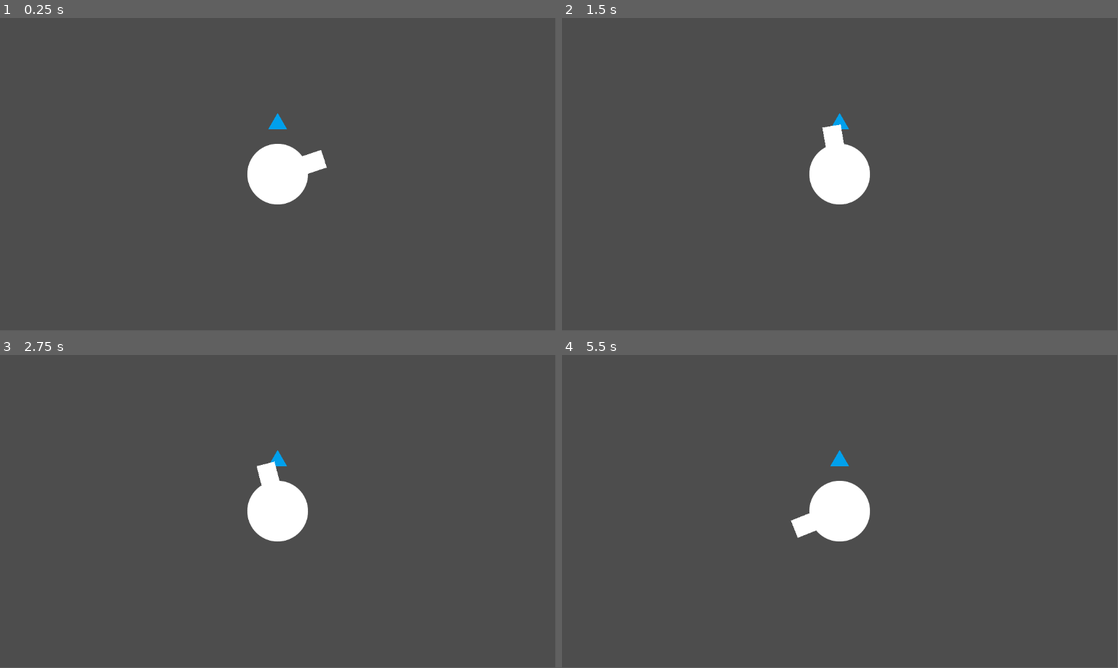
Above: before the commit, frames 1-4 (two rows, left to right).
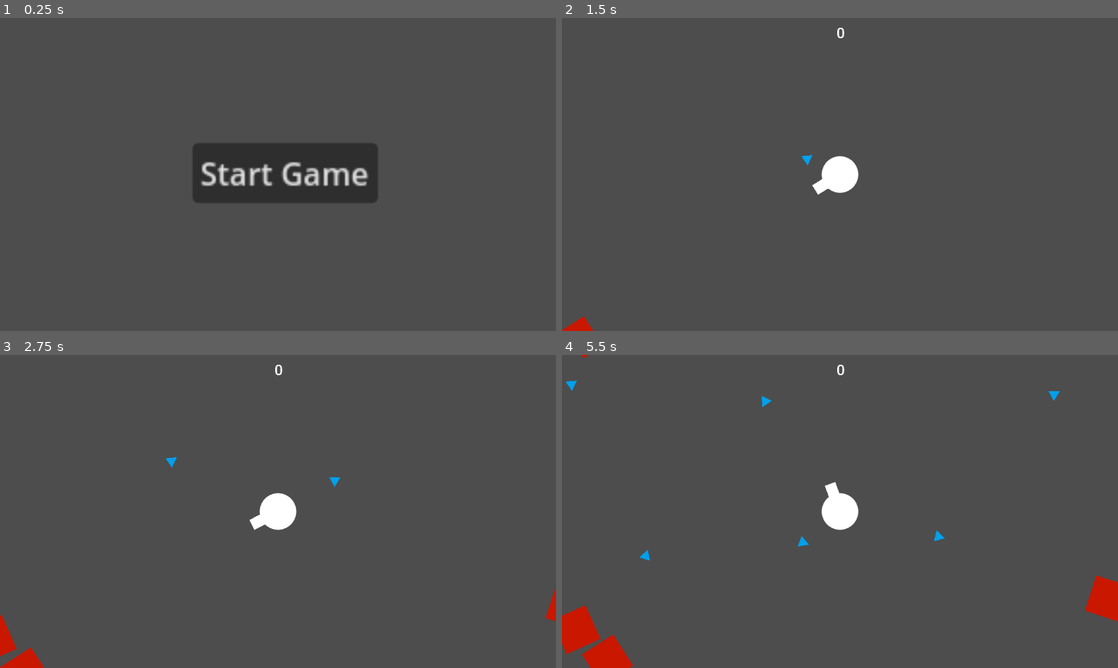
Above: after the commit, the same moments.

Repository: blowupthenoobs/JumpStartHaven
Game: Godot game, scene res://Scenes/MainMenu.tscn
Two runs of this game, one before a commit and one after it. Both use one fixed random seed, a clock stepped at 60 frames per second and the inputs below. Before the commit the project starts from res://Scenes/MainGameScene.tscn.
Inputs (mouse positions are in pixels of both pictures, inside the frame that each line leads up to):
- Up to frame 1 (0.25 s): no input
- Up to frame 2 (1.5 s): click (845, 171) at 0.5 s, where only the run after the commit has a clickable "Start Game"; tap Enter at 1.25 s; move the mouse to (962, 158) at 1.27 s; press the mouse at (962, 158) at 1.28 s; hold Right from 1.28 s (still down)
- Up to frame 3 (2.75 s): move the mouse to (166, 527) at 2.02 s; release Right at 2.03 s; release the mouse at (166, 527) at 2.03 s; hold Down from 2.03 s (still down); click (166, 527) at 2.1 s
- Up to frame 4 (5.5 s): move the mouse to (895, 442) at 2.77 s; release Down at 2.78 s; press the mouse at (895, 442) at 2.78 s; hold Right 2.78-3.53 s; tap Alt at 2.85 s; move the mouse to (812, 574) at 3.52 s; release the mouse at (812, 574) at 3.53 s; hold Up 3.53-4.28 s; tap Shift at 3.6 s; click (812, 574) at 3.8 s; move the mouse to (1006, 558) at 4.27 s; press the mouse at (1006, 558) at 4.28 s; hold Left from 4.28 s (still down); move the mouse to (673, 464) at 5.02 s; release the mouse at (673, 464) at 5.03 s; click (673, 464) at 5.1 s
The window is 799x449 before the commit and 800x450 after it. Grey fills any space a smaller window leaves; there, only what the larger window draws over its background counts as a difference.

The runs differ from the first frame. In frame 1, 5.9% of the frame differs, in the area x 34-68%, y 30-60%; in frame 2, 1.5%; in frame 3, 2.0%; in frame 4, 3.5%.
Error before the commit: Invalid call. Nonexistent function 'setUp' in base 'Sprite2D'. (res://Scripts/PlayerCharacterScript.gd:23)

Commit message:
Finished Game :)

Diff:
--- /dev/null
+++ b/Prefabs/Enemy.tscn
@@ -0,0 +1,20 @@
+[gd_scene load_steps=4 format=3 uid="uid://colcrfob8768i"]
+
+[ext_resource type="Script" uid="uid://m83t4684qru" path="res://Scripts/EnemyScript.gd" id="1_gti1y"]
+[ext_resource type="Texture2D" uid="uid://j1yahb5jf1sm" path="res://Assets/Square.png" id="2_yfbri"]
+
+[sub_resource type="RectangleShape2D" id="RectangleShape2D_undaa"]
+size = Vector2(256, 256)
+
+[node name="Enemy" type="CharacterBody2D"]
+self_modulate = Color(0.35906908, 0.35906908, 0.35906908, 1)
+collision_mask = 2
+script = ExtResource("1_gti1y")
+moveSpeed = 60.0
+
+[node name="Sprite2D" type="Sprite2D" parent="."]
+self_modulate = Color(0.7882353, 0.09019608, 0, 1)
+texture = ExtResource("2_yfbri")
+
+[node name="CollisionShape2D" type="CollisionShape2D" parent="."]
+shape = SubResource("RectangleShape2D_undaa")
--- a/Prefabs/player_bullet.tscn
+++ b/Prefabs/player_bullet.tscn
@@ -1,11 +1,20 @@
-[gd_scene load_steps=2 format=3 uid="uid://bwjw4r1jox512"]
+[gd_scene load_steps=3 format=3 uid="uid://bwjw4r1jox512"]
 
 [ext_resource type="Texture2D" uid="uid://n2wfirxuxbal" path="res://Assets/Triangle.png" id="1_7hugb"]
+[ext_resource type="Script" uid="uid://d26d1mdgmgdwc" path="res://Scripts/BulletScript.gd" id="1_aehm6"]
 
 [node name="PlayerBullet" type="CharacterBody2D"]
 scale = Vector2(0.3, 0.3)
+script = ExtResource("1_aehm6")
+maxSpeed = 450.0
+accelleration = 1000.0
 
 [node name="Sprite2D" type="Sprite2D" parent="."]
 self_modulate = Color(0, 0.627451, 0.9254902, 1)
 z_index = -5
+rotation = 1.5707964
 texture = ExtResource("1_7hugb")
+
+[node name="CollisionPolygon2D" type="CollisionPolygon2D" parent="."]
+visible = false
+polygon = PackedVector2Array(95, 0, -127, 128.21, -127, -128)
--- a/Scenes/MainGameScene.tscn
+++ b/Scenes/MainGameScene.tscn
@@ -1,46 +1,117 @@
-[gd_scene load_steps=8 format=3 uid="uid://cf2wpa7antj0g"]
+[gd_scene load_steps=11 format=3 uid="uid://cf2wpa7antj0g"]
 
 [ext_resource type="Texture2D" uid="uid://bcl1stx7vec22" path="res://Assets/CircleMask.png" id="1_7px2j"]
 [ext_resource type="Script" uid="uid://cx4sx0j46kxep" path="res://Scripts/PlayerCharacterScript.gd" id="2_qla6v"]
-[ext_resource type="Texture2D" uid="uid://n2wfirxuxbal" path="res://Assets/Triangle.png" id="3_qlmn3"]
 [ext_resource type="Texture2D" uid="uid://j1yahb5jf1sm" path="res://Assets/Square.png" id="3_undaa"]
-[ext_resource type="Script" uid="uid://d26d1mdgmgdwc" path="res://Scripts/BulletScript.gd" id="4_3g84q"]
+[ext_resource type="PackedScene" uid="uid://colcrfob8768i" path="res://Prefabs/Enemy.tscn" id="5_undaa"]
+[ext_resource type="Script" uid="uid://cdao6ry1np5f5" path="res://Scripts/UiManagementScript.gd" id="6_3g84q"]
 [ext_resource type="PackedScene" uid="uid://bwjw4r1jox512" path="res://Prefabs/player_bullet.tscn" id="6_qlmn3"]
 
-[sub_resource type="PackedScene" id="PackedScene_tgp8p"]
-_bundled = {
-"conn_count": 0,
-"conns": PackedInt32Array(),
-"editable_instances": [],
-"names": PackedStringArray("Sprite2D2", "self_modulate", "z_index", "scale", "texture", "script", "Sprite2D"),
-"node_count": 1,
-"node_paths": [],
-"nodes": PackedInt32Array(-1, -1, 6, 0, -1, 5, 1, 0, 2, 1, 3, 2, 4, 3, 5, 4, 0),
-"variants": [Color(1.732707e-06, 0.62751925, 0.92515653, 1), -5, Vector2(0.3, 0.3), ExtResource("3_qlmn3"), ExtResource("4_3g84q")],
-"version": 3
-}
+[sub_resource type="CapsuleShape2D" id="CapsuleShape2D_undaa"]
+radius = 124.0
+height = 254.0
+
+[sub_resource type="LabelSettings" id="LabelSettings_undaa"]
+font_size = 180
+
+[sub_resource type="LabelSettings" id="LabelSettings_qlmn3"]
+font_size = 60
+
+[sub_resource type="LabelSettings" id="LabelSettings_3g84q"]
+font_size = 100
 
 [node name="Node2D" type="Node2D"]
 
-[node name="Sprite2D" type="Sprite2D" parent="." node_paths=PackedStringArray("nozzleEnd")]
-texture = ExtResource("1_7px2j")
+[node name="CharacterBody2D" type="CharacterBody2D" parent="." node_paths=PackedStringArray("nozzleEnd")]
+collision_layer = 3
 script = ExtResource("2_qla6v")
 initialSpinSpeed = 5.0
 spinSpeed = 5.0
-nozzleEnd = NodePath("Sprite2D/RemoteTransform2D")
-playerBullet = SubResource("PackedScene_tgp8p")
+nozzleEnd = NodePath("Sprite2D/Sprite2D/RemoteTransform2D")
+playerBullet = ExtResource("6_qlmn3")
+enemySpawnRate = 3.0
+enemyPrefab = ExtResource("5_undaa")
+enemySpawnDistance = 2200.0
 
-[node name="Sprite2D" type="Sprite2D" parent="Sprite2D"]
-position = Vector2(0, -100)
-scale = Vector2(0.3, 0.8)
+[node name="Sprite2D" type="Sprite2D" parent="CharacterBody2D"]
+texture = ExtResource("1_7px2j")
+
+[node name="Sprite2D" type="Sprite2D" parent="CharacterBody2D/Sprite2D"]
+position = Vector2(100, 0)
+scale = Vector2(0.8, 0.3)
 texture = ExtResource("3_undaa")
 
-[node name="RemoteTransform2D" type="RemoteTransform2D" parent="Sprite2D/Sprite2D"]
-position = Vector2(0, -125)
+[node name="RemoteTransform2D" type="RemoteTransform2D" parent="CharacterBody2D/Sprite2D/Sprite2D"]
+position = Vector2(125, 0)
 remote_path = NodePath("../..")
 
-[node name="Camera2D" type="Camera2D" parent="."]
-zoom = Vector2(0.5, 0.5)
+[node name="Sprite2D" type="Sprite2D" parent="CharacterBody2D/Sprite2D/Sprite2D/RemoteTransform2D"]
+visible = false
+self_modulate = Color(0.35686275, 0.35686275, 0.35686275, 0.44313726)
+scale = Vector2(0.395, 0.395)
+texture = ExtResource("1_7px2j")
 
-[node name="PlayerBullet" parent="." instance=ExtResource("6_qlmn3")]
-position = Vector2(0, -225)
+[node name="CollisionShape2D" type="CollisionShape2D" parent="CharacterBody2D"]
+visible = false
+shape = SubResource("CapsuleShape2D_undaa")
+
+[node name="Camera2D" type="Camera2D" parent="." node_paths=PackedStringArray("scoreDisplay", "gameOverPanel", "finalDisplay")]
+zoom = Vector2(0.3, 0.3)
+script = ExtResource("6_3g84q")
+scoreDisplay = NodePath("Label")
+gameOverPanel = NodePath("Panel")
+finalDisplay = NodePath("Panel/Label2")
+
+[node name="Panel" type="Panel" parent="Camera2D"]
+visible = false
+anchors_preset = 8
+anchor_left = 0.5
+anchor_top = 0.5
+anchor_right = 0.5
+anchor_bottom = 0.5
+offset_left = -1000.0
+offset_top = -500.0
+offset_right = 1000.0
+offset_bottom = 500.0
+grow_horizontal = 2
+grow_vertical = 2
+
+[node name="Label" type="Label" parent="Camera2D/Panel"]
+layout_mode = 0
+offset_left = 650.0
+offset_right = 1426.0
+offset_bottom = 246.0
+text = "You Died"
+label_settings = SubResource("LabelSettings_undaa")
+horizontal_alignment = 1
+
+[node name="Label2" type="Label" parent="Camera2D/Panel"]
+layout_mode = 0
+offset_left = 715.0
+offset_top = 212.0
+offset_right = 1323.0
+offset_bottom = 295.0
+text = "Killed 10000 Enemies"
+label_settings = SubResource("LabelSettings_qlmn3")
+horizontal_alignment = 1
+
+[node name="Button" type="Button" parent="Camera2D/Panel"]
+layout_mode = 0
+offset_left = 849.0
+offset_top = 754.0
+offset_right = 921.0
+offset_bottom = 785.0
+scale = Vector2(5, 5)
+text = "Restart?"
+
+[node name="Label" type="Label" parent="Camera2D"]
+offset_left = -623.0
+offset_top = -1048.0
+offset_right = 633.0
+offset_bottom = -771.0
+text = "100000000000000000000
+"
+label_settings = SubResource("LabelSettings_3g84q")
+horizontal_alignment = 1
+
+[connection signal="pressed" from="Camera2D/Panel/Button" to="Camera2D" method="_on_button_pressed"]
--- /dev/null
+++ b/Scenes/MainMenu.tscn
@@ -0,0 +1,20 @@
+[gd_scene load_steps=3 format=3 uid="uid://d2dh8cd67rf10"]
+
+[ext_resource type="Script" uid="uid://dramjnyvjaaw0" path="res://Scripts/MainMenuScript.gd" id="1_tt5f1"]
+[ext_resource type="PackedScene" uid="uid://cf2wpa7antj0g" path="res://Scenes/MainGameScene.tscn" id="2_853f1"]
+
+[node name="MainMenu" type="Node2D"]
+script = ExtResource("1_tt5f1")
+gameScene = ExtResource("2_853f1")
+
+[node name="Camera2D" type="Camera2D" parent="."]
+
+[node name="Button" type="Button" parent="Camera2D"]
+offset_left = -177.0
+offset_top = -65.0
+offset_right = -81.0
+offset_bottom = -34.0
+scale = Vector2(4, 4)
+text = "Start Game"
+
+[connection signal="pressed" from="Camera2D/Button" to="." method="_on_button_pressed"]
--- a/Scripts/BulletScript.gd
+++ b/Scripts/BulletScript.gd
@@ -15,9 +15,12 @@
 func _process(delta: float) -> void:
 	pass
 
-func setUp(spawnPoint: Vector2, direction: Vector2):
+func setUp(spawnPoint: Vector2, direction: float):
 	position = spawnPoint;
-	movementDirection = direction;
+	rotation = direction;
+	movementDirection = Vector2(cos(rotation), sin(rotation));
+	currentSpeed = maxSpeed / 3;
+	#print_debug("rotation is:", rotation, " moveDirection is: ", movementDirection);
 	pass
 
 func _physics_process(delta: float) -> void:
@@ -36,4 +39,8 @@
 	pass
 
 func collisionEffect(collision: KinematicCollision2D):
+	var collider = collision.get_collider();
+	if(collider is EnemyScript):
+		collider.killEnemy();
+		pass;
 	queue_free()
--- /dev/null
+++ b/Scripts/EnemyScript.gd
@@ -0,0 +1,34 @@
+extends CharacterBody2D
+class_name EnemyScript
+
+@export var moveSpeed: float
+var movementDirection: Vector2
+
+func _ready() -> void:
+	look_at(Vector2(0, 0));
+	movementDirection = Vector2(cos(rotation), sin(rotation));
+	pass
+
+
+func _physics_process(delta: float) -> void:
+	if(!UiManagementScript.instance.gameEnded):
+		velocity = movementDirection * moveSpeed * delta;
+		var collision = move_and_collide(velocity);
+		if collision:
+			collisionEffect(collision)
+		pass
+	pass
+
+func collisionEffect(collision: KinematicCollision2D) -> void:
+	#print_debug("hit something...")
+
+	if(collision.get_collider() is PlayerCharacterScript):
+		#print_debug("hit player");
+		UiManagementScript.instance.openDeathUI();
+		pass
+	pass
+
+func killEnemy() -> void:
+	UiManagementScript.instance.addScore();
+	queue_free();
+	pass
--- /dev/null
+++ b/Scripts/MainMenuScript.gd
@@ -0,0 +1,7 @@
+extends Node2D
+
+@export var gameScene: PackedScene;
+
+func _on_button_pressed() -> void:
+	get_tree().change_scene_to_packed(gameScene);
+	pass # Replace with function body.
--- a/Scripts/PlayerCharacterScript.gd
+++ b/Scripts/PlayerCharacterScript.gd
@@ -1,27 +1,52 @@
 extends Node2D
+class_name PlayerCharacterScript
 
 @export var initialSpinSpeed: float;
 @export var spinSpeed: float;
 @export var nozzleEnd: RemoteTransform2D;
 @export var playerBullet: PackedScene;
 var direction = 1;
+
+@export var enemySpawnRate: float;
+var timeSinceLastEnemy: float;
+@export var enemyPrefab: PackedScene;
+@export var enemySpawnDistance: float;
+
 # Called when the node enters the scene tree for the first time.
 func _ready() -> void:
+	call_deferred("spawnStartingEnemies")
+	#print_debug("running");
 	pass # Replace with function body.
 
-
+func spawnStartingEnemies() -> void:
+	spawnEnemy();
+	spawnEnemy();
+	spawnEnemy();
+	pass
 # Called every frame. 'delta' is the elapsed time since the previous frame.
 func _process(delta: float) -> void:
-	rotation += spinSpeed * direction * delta;
+	if(!UiManagementScript.instance.gameEnded):
+		rotation += spinSpeed * direction * delta; # Spinny code
 	pass
 
 func _input(event: InputEvent) -> void:
-	if(event.is_action_pressed("Shoot")):
+	if(event.is_action_pressed("Shoot") && !UiManagementScript.instance.gameEnded):
 		direction *= -1;
 		var bullet = playerBullet.instantiate();
 		add_sibling(bullet);
-		bullet.setUp(nozzleEnd.position, )
+		bullet.setUp(nozzleEnd.global_position, rotation);
+		spawnEnemy();
 		#print_debug("WE goin")
 
 		pass
 	pass
+
+
+func spawnEnemy() -> void:
+	var angle = randf_range(0, PI * 2);
+	var enemy = enemyPrefab.instantiate();
+
+	enemy.global_position = Vector2(cos(angle) * enemySpawnDistance, sin(angle) * enemySpawnDistance);
+	add_sibling(enemy);
+	#print_debug(enemy.global_position);
+	pass
--- /dev/null
+++ b/Scripts/UiManagementScript.gd
@@ -0,0 +1,42 @@
+extends Camera2D
+class_name UiManagementScript;
+
+static var instance: UiManagementScript;
+var gameEnded: bool = false;
+var currentScore: int = 0;
+
+@export var scoreDisplay: Label
+@export var gameOverPanel: Panel
+@export var finalDisplay: Label
+
+# Called when the node enters the scene tree for the first time.
+func _ready() -> void:
+	instance = self;
+	updateScore();
+	pass # Replace with function body.
+
+
+# Called every frame. 'delta' is the elapsed time since the previous frame.
+func _process(delta: float) -> void:
+	pass
+
+func addScore() -> void:
+	currentScore += 1;
+	updateScore()
+	pass
+
+func updateScore() -> void:
+	scoreDisplay.text = str(currentScore);
+	pass
+
+func openDeathUI() -> void:
+	gameEnded = true;
+	scoreDisplay.visible = false;
+	gameOverPanel.visible = true;
+	finalDisplay.text = "Killed " + str(currentScore) + " Enemies";
+	pass
+
+
+func _on_button_pressed() -> void:
+	get_tree().reload_current_scene();
+	pass # Replace with function body.
--- a/project.godot
+++ b/project.godot
@@ -11,9 +11,14 @@
 [application]
 
 config/name="Jumpstarthaven"
-run/main_scene="res://Scenes/MainGameScene.tscn"
+run/main_scene="uid://d2dh8cd67rf10"
 config/features=PackedStringArray("4.5", "Forward Plus")
 config/icon="res://Assets/icon.svg"
+
+[display]
+
+window/size/resizable=false
+window/stretch/mode="viewport"
 
 [editor_plugins]
 
Not shown, added: Scripts/EnemyScript.gd.uid
Not shown, added: Scripts/MainMenuScript.gd.uid
Not shown, added: Scripts/UiManagementScript.gd.uid
Not shown, added: export_presets.cfg
